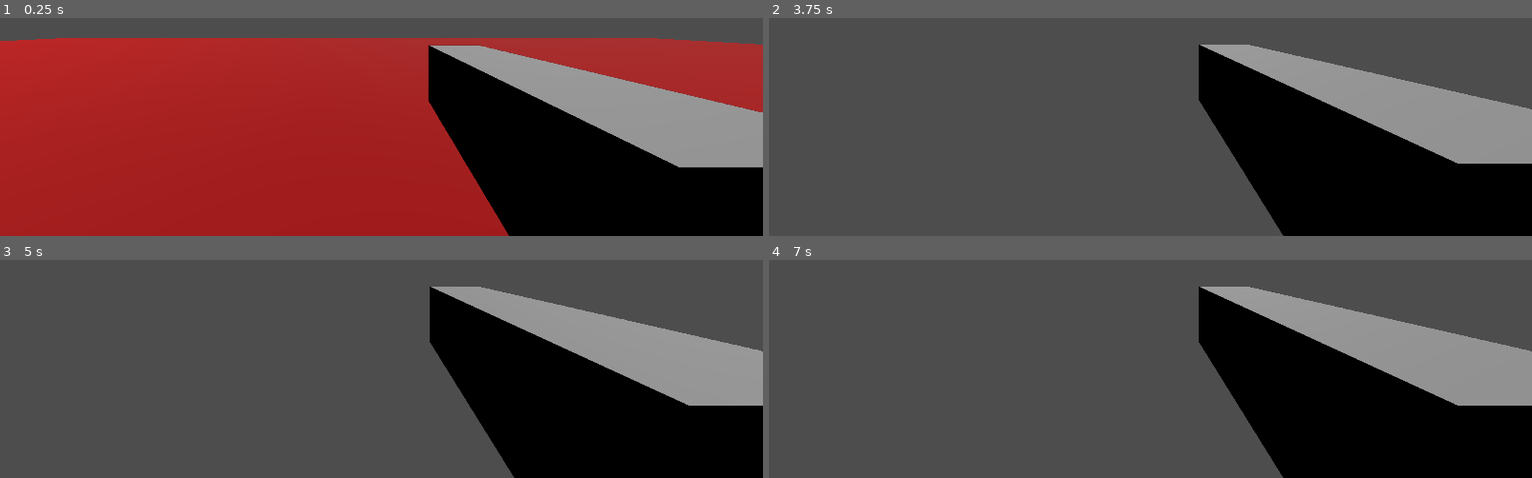
Above: before the commit, frames 1-4 (two rows, left to right).
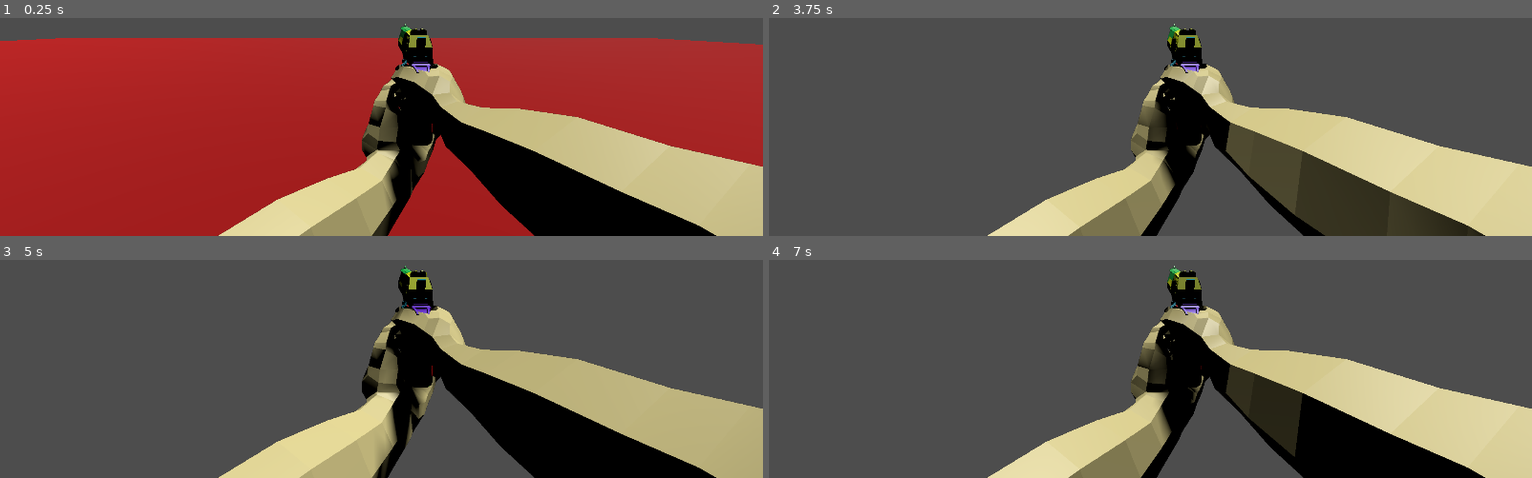
Above: after the commit, the same moments.

Repository: EvilBastards23/HolyDiver
Game: Godot game, scene res://core/core.tscn
Two runs of this game, one before a commit and one after it. Both use one fixed random seed, a clock stepped at 60 frames per second and the inputs below.
Inputs (mouse positions are in pixels of both pictures, inside the frame that each line leads up to):
- Up to frame 1 (0.25 s): no input
- Up to frame 2 (3.75 s): move the mouse to (1188, 20) at 0.52 s; hold W (forward) from 0.53 s (still down); tap Shift (dash) at 0.6, 2.1, 3.6 s; tap Space (jump) at 0.77, 1.52, 3.02 s; move the mouse to (1112, 24) at 1.27 s; tap Ctrl (slide) at 1.35, 2.85 s; move the mouse to (outside the picture) at 2.02 s; move the mouse to (1142, 28) at 2.77 s; move the mouse to (1203, 26) at 3.52 s
- Up to frame 3 (5 s): keep holding W (forward); tap Space (jump) at 3.77, 4.52 s; move the mouse to (outside the picture) at 4.27 s; tap Ctrl (slide) at 4.35 s
- Up to frame 4 (7 s): move the mouse to (1158, 264) at 5.02 s; tap Shift (dash) at 5.1, 6.6 s; move the mouse to (outside the picture) at 5.77 s; release W (forward) at 5.78 s; hold D (right) 5.78-6.53 s; tap Ctrl (slide) at 5.85 s; tap Space (jump) at 6.02, 6.77 s; move the mouse to (1188, 262) at 6.52 s; hold W (forward) from 6.53 s (still down)

The runs differ from the first frame. In frame 1, 31% of the frame differs, in the area x 28-100%, y 2-100%; in frame 2, 38%; in frame 3, 31%; in frame 4, 34%.

Commit message:
Deagle with hand (test hand)
test hand uchraas uur animationtai gar oruulna

Diff:
--- a/core/player/player.tscn
+++ b/core/player/player.tscn
@@ -1,9 +1,10 @@
-[gd_scene load_steps=9 format=3 uid="uid://cnh1chs7y741p"]
+[gd_scene load_steps=10 format=3 uid="uid://cnh1chs7y741p"]
 
 [ext_resource type="Script" uid="uid://r3nppyvtgnd3" path="res://core/player/player_with_slide.gd" id="1_qjudb"]
 [ext_resource type="Script" uid="uid://b4p66adudfq1w" path="res://core/player/head.gd" id="2_h46vi"]
 [ext_resource type="Shader" uid="uid://dyydxfmoa1x8a" path="res://core/player/player.gdshader" id="3_ll17t"]
 [ext_resource type="Texture2D" uid="uid://mxgc3s1pvhyb" path="res://images.jpg" id="4_qjudb"]
+[ext_resource type="PackedScene" uid="uid://x4gham08s0k3" path="res://hand_with_deagleaaa.tscn" id="5_xttum"]
 
 [sub_resource type="CapsuleMesh" id="CapsuleMesh_sh265"]
 
@@ -55,12 +56,6 @@
 cull_mask = 1048573
 fov = 108.9
 
-[node name="CSGBox3D" type="CSGBox3D" parent="head"]
-transform = Transform3D(1, 0, 0, 0, 1, 0, 0, 0, 1, 0.305926, -0.216122, -0.687467)
-layers = 2
-cast_shadow = 0
-size = Vector3(0.209961, 0.237427, 1)
-
 [node name="SubViewportContainer" type="SubViewportContainer" parent="."]
 anchors_preset = 15
 anchor_right = 1.0
@@ -95,3 +90,6 @@
 anchor_bottom = 1.0
 grow_horizontal = 2
 grow_vertical = 2
+
+[node name="hand_with_deagleaaa" parent="SubViewportContainer/SubViewport/Camera3D" instance=ExtResource("5_xttum")]
+transform = Transform3D(-3.3, 0, -4.98286e-07, 0, 3.3, 0, 4.98286e-07, 0, -3.3, -0.100872, -2.51374, 0.638575)
--- /dev/null
+++ b/hand_with_deagleaaa.tscn
@@ -0,0 +1,61 @@
+[gd_scene load_steps=2 format=3 uid="uid://x4gham08s0k3"]
+
+[ext_resource type="PackedScene" uid="uid://b0ptqj2347wpl" path="res://hand_with_deagleaaa.glb" id="1_ddjdj"]
+
+[node name="hand_with_deagleaaa" instance=ExtResource("1_ddjdj")]
+
+[node name="Skeleton3D" parent="metarig" index="0"]
+bones/2/position = Vector3(0.0631635, 0.106737, -0.0294665)
+bones/2/rotation = Quaternion(-0.345395, -0.0245847, -0.760105, 0.549853)
+bones/3/rotation = Quaternion(0.0259439, -0.0692119, -0.189574, 0.97908)
+bones/4/rotation = Quaternion(0.155152, 0.000126621, 0.0775549, 0.984842)
+bones/5/rotation = Quaternion(0.222915, 0.693277, -0.0533992, 0.683246)
+bones/6/rotation = Quaternion(0.0862672, 0.0981373, -0.246618, 0.960264)
+bones/7/rotation = Quaternion(0.366529, -0.0889237, -0.00830197, 0.926111)
+bones/8/rotation = Quaternion(0.401697, -0.0769799, -0.106659, 0.906277)
+bones/9/rotation = Quaternion(-0.00660468, 0.83764, 0.20804, 0.50501)
+bones/10/rotation = Quaternion(0.148046, -0.126947, -0.107207, 0.974922)
+bones/11/rotation = Quaternion(0.146212, 0.287954, 0.0677213, 0.943991)
+bones/12/rotation = Quaternion(0.112194, 0.718584, -0.0284359, 0.685741)
+bones/13/rotation = Quaternion(0.345176, 0.0268239, -0.141387, 0.927439)
+bones/14/rotation = Quaternion(0.373723, -0.123259, -0.0328584, 0.918727)
+bones/15/rotation = Quaternion(0.289327, -0.00671395, -0.0793364, 0.953913)
+bones/16/position = Vector3(-0.00325385, 0.0396929, -0.0157842)
+bones/16/rotation = Quaternion(0.0599915, 0.698406, -0.0674469, 0.709986)
+bones/17/rotation = Quaternion(0.432046, -0.100768, -0.144283, 0.884514)
+bones/18/rotation = Quaternion(0.326951, -0.193618, -0.0866931, 0.920923)
+bones/19/rotation = Quaternion(0.134644, -0.0605724, -0.117626, 0.982021)
+bones/20/position = Vector3(0.000870348, 0.0340502, -0.0326352)
+bones/20/rotation = Quaternion(0.0687177, 0.696907, -0.162513, 0.695117)
+bones/21/rotation = Quaternion(0.561808, -0.278695, -0.127161, 0.76846)
+bones/22/rotation = Quaternion(0.0976262, -0.026028, -0.0906588, 0.990743)
+bones/23/rotation = Quaternion(0.0923667, -0.091757, 0.0071025, 0.991463)
+bones/25/rotation = Quaternion(0.180885, -0.202626, 0.779071, 0.565041)
+bones/26/rotation = Quaternion(0.0322073, 0.125266, 0.0494159, 0.990368)
+bones/27/rotation = Quaternion(0.000328902, -0.0346876, -0.243641, 0.969245)
+bones/28/rotation = Quaternion(0.0775808, -0.72619, 0.0217976, 0.682755)
+bones/29/rotation = Quaternion(0.205366, 0.142677, 0.0271903, 0.967848)
+bones/30/rotation = Quaternion(0.29913, 0.0969157, -0.0163153, 0.949138)
+bones/31/rotation = Quaternion(0.437026, 0.00979988, 0.0406909, 0.898475)
+bones/32/rotation = Quaternion(0.0622431, -0.67338, -0.360441, 0.64247)
+bones/33/rotation = Quaternion(0.288492, -0.0644826, 0.0502608, 0.953985)
+bones/34/rotation = Quaternion(0.224604, -0.0746302, 0.136317, 0.961978)
+bones/35/rotation = Quaternion(0.118604, -0.698087, 0.106664, 0.698019)
+bones/36/rotation = Quaternion(0.38598, 0.099131, 0.0294877, 0.916691)
+bones/37/rotation = Quaternion(0.573356, 0.141971, -0.0194843, 0.806677)
+bones/38/rotation = Quaternion(0.429658, -0.0298123, 0.110719, 0.895682)
+bones/39/rotation = Quaternion(0.104818, -0.61059, 0.171636, 0.765986)
+bones/40/rotation = Quaternion(0.323848, -0.00278246, 0.00752205, 0.946075)
+bones/41/rotation = Quaternion(0.48402, 0.126593, 0.0220603, 0.86557)
+bones/42/rotation = Quaternion(0.549339, 0.0560844, 0.161162, 0.81799)
+bones/43/position = Vector3(-0.00224491, 0.0323629, -0.028634)
+bones/43/rotation = Quaternion(0.0885016, -0.696134, 0.147736, 0.69695)
+bones/44/rotation = Quaternion(0.293329, 0.203773, -0.0273619, 0.933641)
+bones/45/rotation = Quaternion(0.354252, 0.0034286, 0.102277, 0.929534)
+bones/46/rotation = Quaternion(0.3733, 0.103872, 0.0942184, 0.91705)
+
+[node name="Plane005" parent="metarig/Skeleton3D" index="0"]
+layers = 2
+
+[node name="Grip_low_001" parent="." index="1"]
+layers = 2
Binary file added: hand_with_deagleaaa.glb
Not shown, added: hand_with_deagleaaa.glb.import
